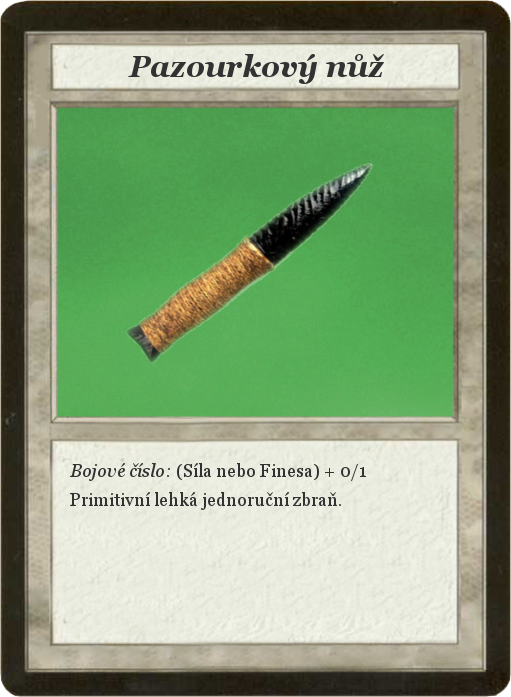
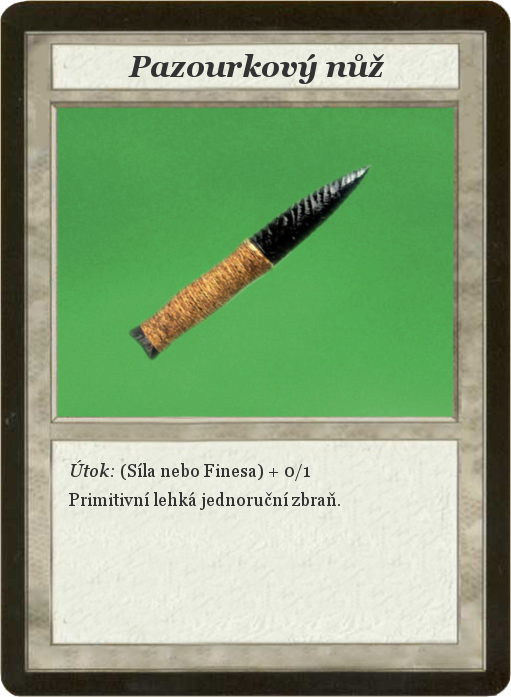
The second 511 x 697 image is a revision of the first. Changes to its layers:
renamed "Bojové číslo: (Síla nebo Fines..." to "Útok: (Síla nebo Finesa) + 0/1...", painted on it over (x1=69, y1=460, x2=366, y2=510)
painted on "obsidian_knife.jpg" over (x1=125, y1=162, x2=374, y2=364)
removed layer "Dark-gray-background" over (x1=125, y1=162, x2=374, y2=364)
